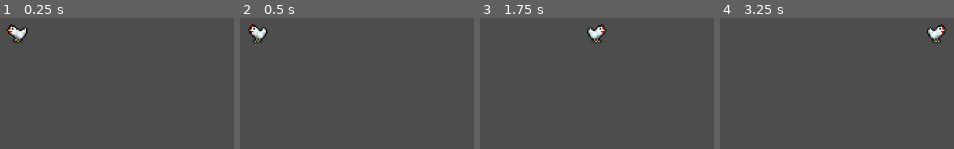
Above: before the commit, frames 1-4 (left to right).
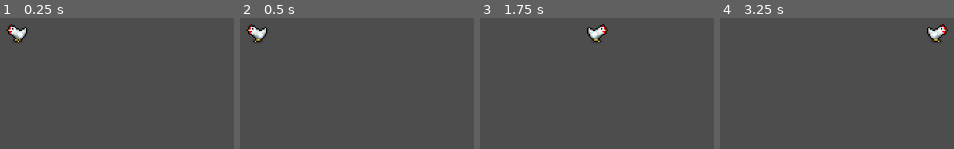
Above: after the commit, the same moments.

Repository: jordonbigelow/Chicken-Egg-Laying-Game
Game: Godot game, scene res://scenes/game_scene.tscn
The game is run twice, just before and just after one commit, with the same random seed, the same clock (stepped at 60 frames per second) and the same inputs. The project has no main scene, so this scene is started directly.
Inputs (mouse positions are in pixels of both pictures, inside the frame that each line leads up to):
- Up to frame 1 (0.25 s): no input
- Up to frame 2 (0.5 s): no input
- Up to frame 3 (1.75 s): tap Enter at 0.5 s; move the mouse to (678, 23) at 0.52 s; hold D (move_right) 0.53-1.25 s; hold Enter 0.53-1.25 s; click (678, 23) at 0.67 s; drag from (outside the picture) to (outside the picture) at 1.27 s
- Up to frame 4 (3.25 s): tap Space at 2 s; move the mouse to (outside the picture) at 2.02 s; hold D (move_right) 2.03-2.75 s; tap J at 2.1 s; drag from (outside the picture) to (outside the picture) at 2.77 s

Frame 1 is identical in both runs. In frame 2, 0.3% of the frame differs, in the area x 2-12%, y 4-19%; in frame 3, 0.3%, in the area x 45-55%, y 4-19%; in frame 4, 0.3%.

Commit message:
changed animation FPS and added an eat animation

Diff:
--- a/project.godot
+++ b/project.godot
@@ -44,6 +44,12 @@
 , Object(InputEventJoypadMotion,"resource_local_to_scene":false,"resource_name":"","device":-1,"axis":1,"axis_value":1.0,"script":null)
 ]
 }
+eat={
+"deadzone": 0.5,
+"events": [Object(InputEventKey,"resource_local_to_scene":false,"resource_name":"","device":-1,"window_id":0,"alt_pressed":false,"shift_pressed":false,"ctrl_pressed":false,"meta_pressed":false,"pressed":false,"keycode":0,"physical_keycode":32,"key_label":0,"unicode":32,"location":0,"echo":false,"script":null)
+, Object(InputEventJoypadButton,"resource_local_to_scene":false,"resource_name":"","device":-1,"button_index":2,"pressure":0.0,"pressed":true,"script":null)
+]
+}
 
 [rendering]
 
--- a/scenes/chicken.tscn
+++ b/scenes/chicken.tscn
@@ -82,7 +82,7 @@
 "duration": 1.0,
 "texture": SubResource("AtlasTexture_00b2a")
 }],
-"loop": true,
+"loop": false,
 "name": &"eat",
 "speed": 7.0
 }, {
@@ -101,7 +101,7 @@
 }],
 "loop": true,
 "name": &"idle",
-"speed": 5.0
+"speed": 7.0
 }, {
 "frames": [{
 "duration": 1.0,
@@ -147,8 +147,7 @@
 
 [node name="AnimatedSprite2D" type="AnimatedSprite2D" parent="."]
 sprite_frames = SubResource("SpriteFrames_s1ix6")
-animation = &"walk"
-frame_progress = 0.979661
+animation = &"eat"
 
 [node name="CollisionShape2D" type="CollisionShape2D" parent="."]
 shape = SubResource("CircleShape2D_4obpn")
